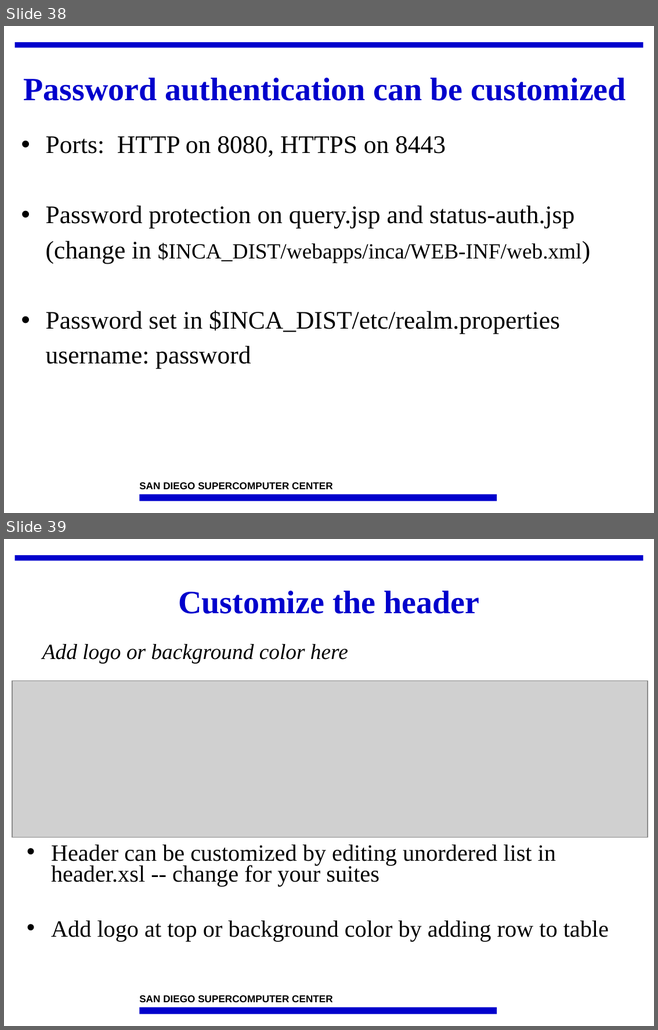
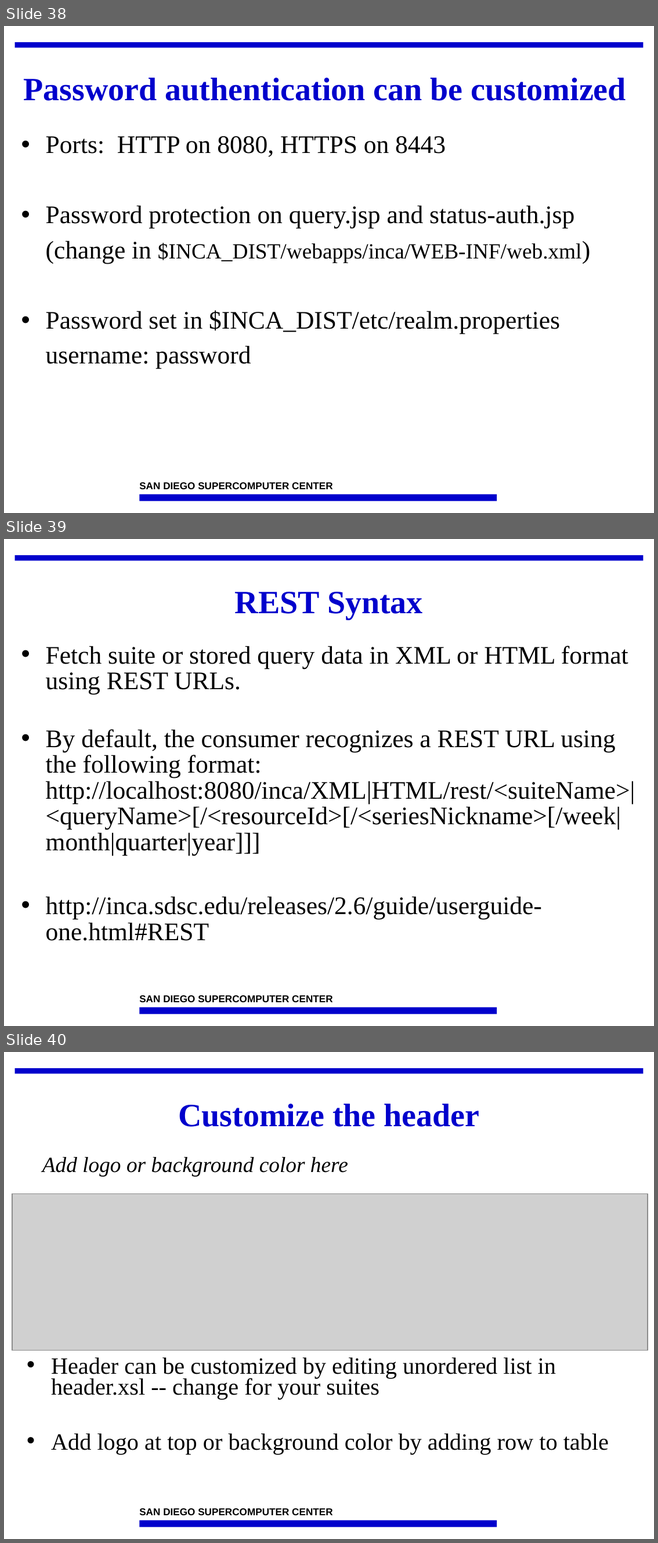
Before and after one commit to IncaProject/inca-xsede, a slide deck: talks/2010/2010workshop/consumer.ppt. Shown one above the other, each under a label of ours: slides 38 and 39 before the commit, slides 38, 39 and 40 after it. The pictures are 658x1030 and 658x1543 pixels, drawn with LibreOffice and Linux fonts; fonts in the diff are those of the drawing; grey boxes stand for pictures; background and template pictures are left out. Boxes give left, top, right and bottom in pixels: in the first picture for what was removed or moved away, otherwise in the second. Text is boxed around its words. In the diff, an @@ line names an element or a change of style, - is before the commit and + after.

```diff
--- a/talks/2010/2010workshop/consumer.ppt
+++ b/talks/2010/2010workshop/consumer.ppt
@@ slide 39 added at box(4, 539, 654, 1026), background #FFFFFF; not listed: 3 template elements that a slide beside it also shows @@
@@ title added at box(235, 592, 423, 620), 36 pt, text #0000CC, bold @@
+REST Syntax
@@ text added at box(46, 646, 635, 941), 28 pt, text #000000 @@
+• Fetch suite or stored query data in XML or HTML format using REST URLs.
+• By default, the consumer recognizes a REST URL using the following format:
+  http://localhost:8080/inca/XML|HTML/rest/<suiteName>|<queryName>[/<resourceId>[/<seriesNickname>[/week|month|quarter|year]]]
+• http://inca.sdsc.edu/releases/2.6/guide/userguide-one.html#REST
@@ what was slide 39 is now slide 40 @@
```
Also in this commit, not shown: 7 slides changed.
